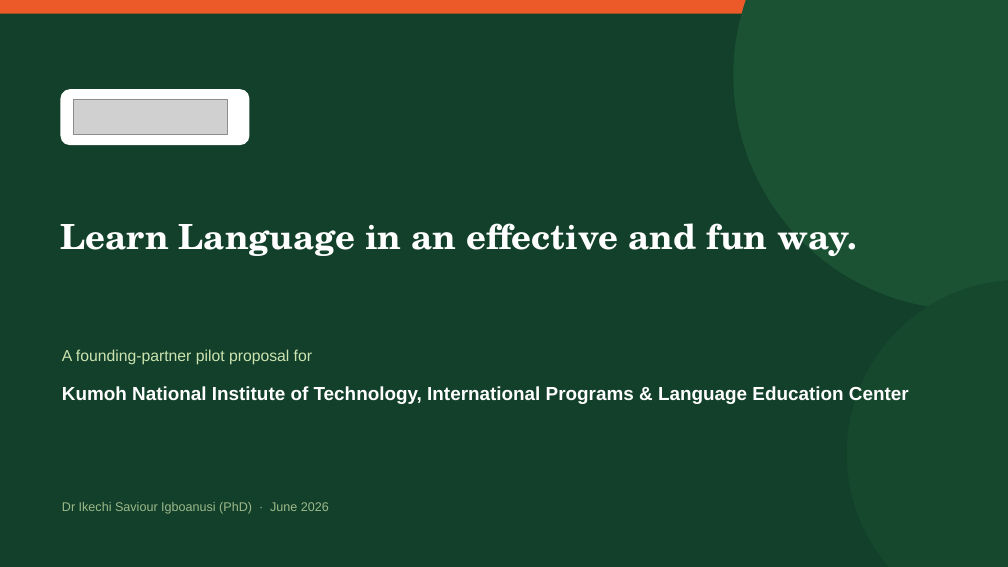
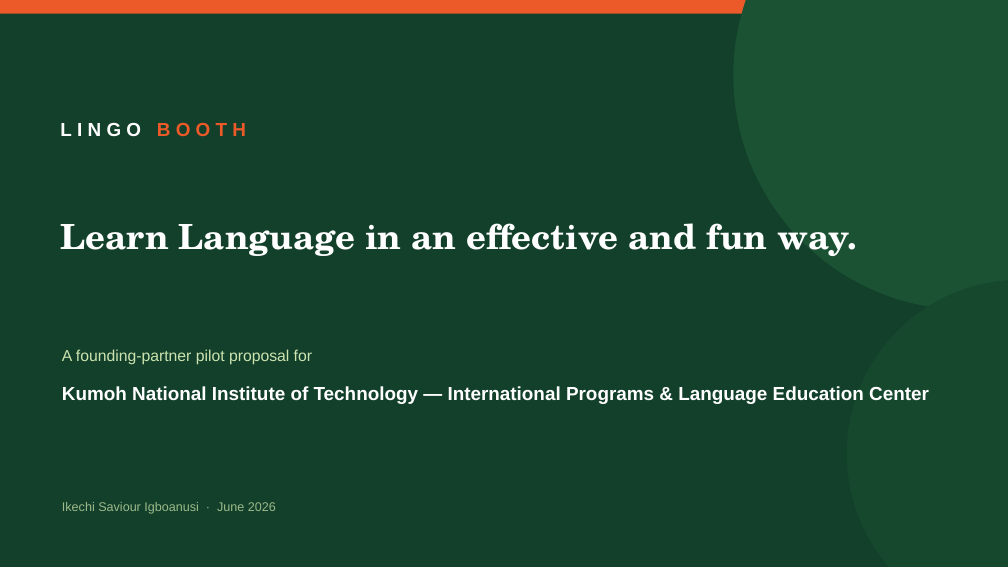
Before and after one commit to Ikechisaviour/Lingo-Booth1, a slide deck: slide 1 of kumoh-pilot/Kumoh_Pitch_Deck.pptx. Drawn at 1008x567 pixels with LibreOffice and Linux fonts; fonts in the diff are those of the drawing; grey boxes stand for pictures. Boxes give left, top, right and bottom in pixels: in the first picture for what was removed or moved away, otherwise in the second. Text is boxed around its words. In the diff, an @@ line names an element or a change of style, - is before the commit and + after.

```diff
--- a/kumoh-pilot/Kumoh_Pitch_Deck.pptx
+++ b/kumoh-pilot/Kumoh_Pitch_Deck.pptx
@@ rounded rectangle removed at (x1=60, y1=89, x2=250, y2=145) @@
@@ picture removed at (x1=73, y1=100, x2=227, y2=135) @@
@@ text added at (x1=60, y1=122, x2=246, y2=136), 18 pt, text #FFFFFF, bold @@
+LINGO BOOTH
@@ text at (x1=62, y1=386, x2=929, y2=404): text changed @@
-Kumoh National Institute of Technology, International Programs & Language Education Center
+Kumoh National Institute of Technology — International Programs & Language Education Center
@@ text at (x1=62, y1=502, x2=276, y2=514): text changed @@
-Dr Ikechi Saviour Igboanusi (PhD) · June 2026
+Ikechi Saviour Igboanusi · June 2026
```
Also in this commit, not shown: 6 other slides changed, 42 other files.
